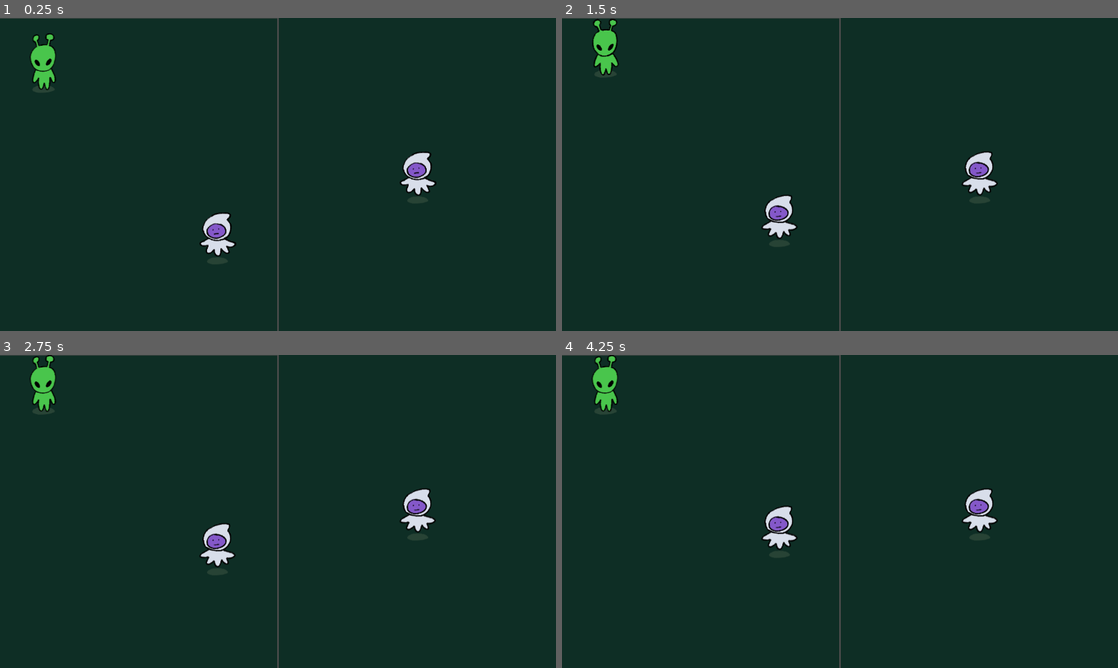
Above: before the commit, frames 1-4 (two rows, left to right).
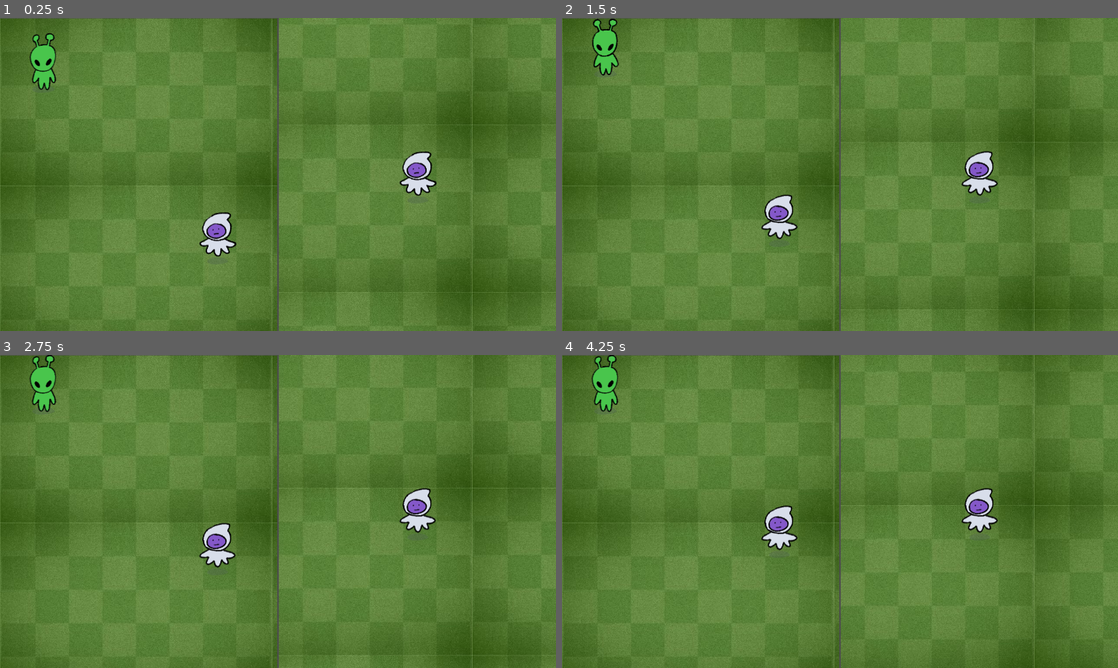
Above: after the commit, the same moments.

Repository: liannie3/wwhataburger
Game: Godot game, scene res://main_game/SpitScreen.tscn
The game is run twice, just before and just after one commit, with the same random seed, the same clock (stepped at 60 frames per second) and the same inputs. This scene is started directly instead of the project's main scene.
Inputs:
- Up to frame 1 (0.25 s): no input
- Up to frame 2 (1.5 s): hold W (p1_up) 0.53-1.28 s; tap I (p2_up) at 0.6, 1.35 s
- Up to frame 3 (2.75 s): hold W (p1_up) from 2.03 s (still down); tap I (p2_up) at 2.1 s
- Up to frame 4 (4.25 s): tap I (p2_up) at 2.85, 3.6 s; release W (p1_up) at 3.53 s

The runs differ from the first frame. In frame 1, 98% of the frame differs, in the area x 0-100%, y 0-100%; in frame 2, 98%; in frame 3, 98%; in frame 4, 98%.

Commit message:
Change to repeating bg with temp pic

Diff:
--- a/main_game/Arena.tscn
+++ b/main_game/Arena.tscn
@@ -1,4 +1,6 @@
 [gd_scene format=3 uid="uid://gbsug7oj0630"]
+
+[ext_resource type="Texture2D" uid="uid://dm00oaw3as8q5" path="res://assets/background.png" id="1_a5sg1"]
 
 [sub_resource type="RectangleShape2D" id="RectangleShape2D_top"]
 size = Vector2(2038, 20)
@@ -14,10 +16,12 @@
 
 [node name="Arena" type="Node2D" unique_id=585269906]
 
-[node name="Background" type="ColorRect" parent="." unique_id=312847291]
+[node name="Background" type="TextureRect" parent="." unique_id=702984478]
 offset_right = 2000.0
 offset_bottom = 2000.0
-color = Color(0.05729442, 0.1803374, 0.14534852, 1)
+texture = ExtResource("1_a5sg1")
+expand_mode = 1
+stretch_mode = 1
 
 [node name="WallTop" type="StaticBody2D" parent="." unique_id=423958102]
 position = Vector2(576, -10)
Binary file added: assets/background.png
Not shown, added: assets/background.png.import
